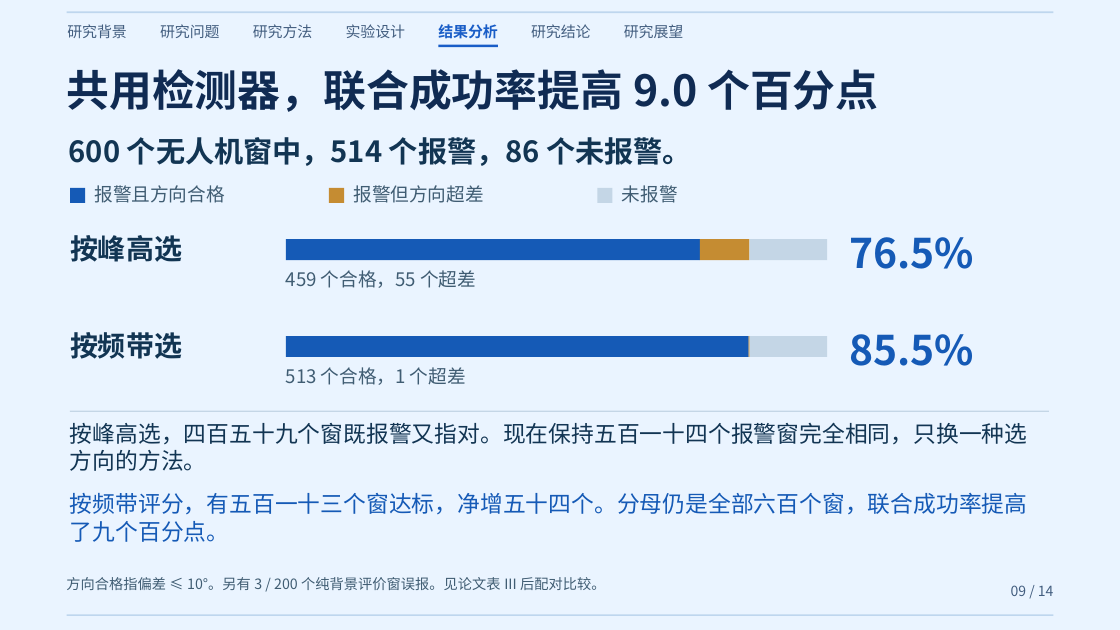
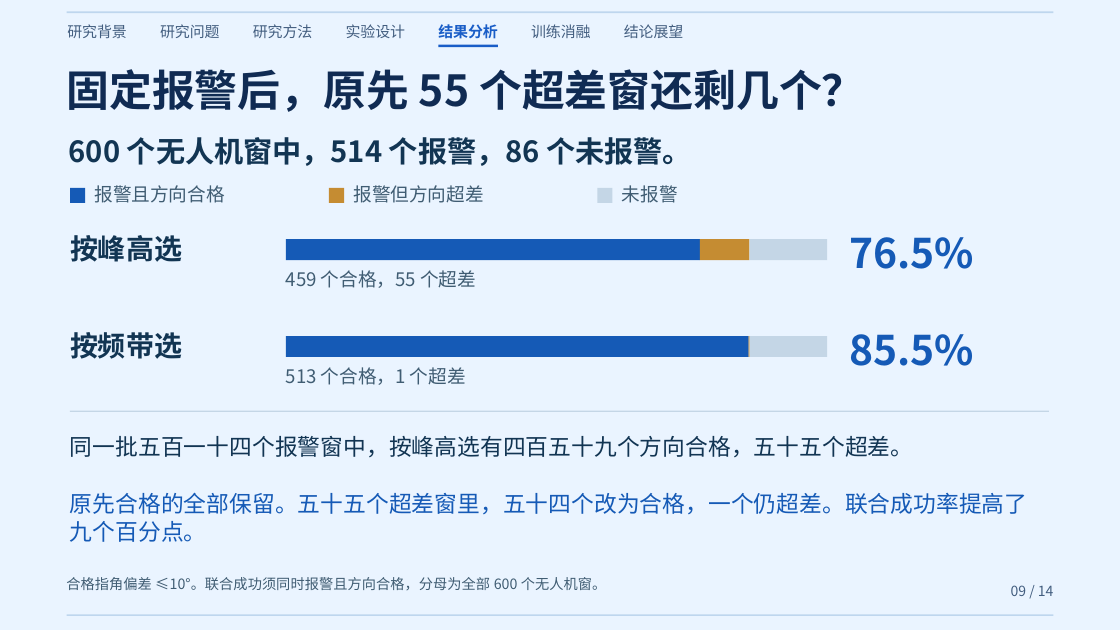
Before and after one commit to coffeeeeffoc/uav-acoustic-detection-localization, a slide deck: slide 9 of paper/公开演讲/研究汇报版/02 研究汇报照读版.pptx. Drawn at 1120x630 pixels with LibreOffice and Linux fonts; fonts in the diff are those of the drawing. Boxes give left, top, right and bottom in pixels: in the first picture for what was removed or moved away, otherwise in the second. Text is boxed around its words. In the diff, an @@ line names an element or a change of style, - is before the commit and + after.

Commit message:
以实测选峰案例和逐窗配对讲清研究贡献

```diff
--- a/paper/公开演讲/研究汇报版/02 研究汇报照读版.pptx
+++ b/paper/公开演讲/研究汇报版/02 研究汇报照读版.pptx
@@ text at bbox=[531, 24, 590, 38]: text changed @@
-研究结论
+训练消融
@@ text at bbox=[624, 24, 683, 38]: text changed @@
-研究展望
+结论展望
@@ text at bbox=[67, 69, 864, 112]: text changed @@
-共用检测器，联合成功率提高 9.0 个百分点
+固定报警后，原先 55 个超差窗还剩几个？
@@ text at bbox=[70, 436, 913, 457]: text changed @@
-按峰高选，四百五十九个窗既报警又指对。现在保持五百一十四个报警窗完全相同，只换一种选方向的方法。
+同一批五百一十四个报警窗中，按峰高选有四百五十九个方向合格，五十五个超差。
@@ text at bbox=[70, 492, 1027, 542]: text changed @@
-按频带评分，有五百一十三个窗达标，净增五十四个。分母仍是全部六百个窗，联合成功率提高了九个百分点。
+原先合格的全部保留。五十五个超差窗里，五十四个改为合格，一个仍超差。联合成功率提高了九个百分点。
@@ text at bbox=[66, 577, 606, 590]: text changed @@
-方向合格指偏差 ≤ 10°。另有 3 / 200 个纯背景评价窗误报。见论文表 III 后配对比较。
+合格指角偏差 ≤10°。联合成功须同时报警且方向合格，分母为全部 600 个无人机窗。
```
Also in this commit, not shown: 12 other slides changed, 3 other files.
